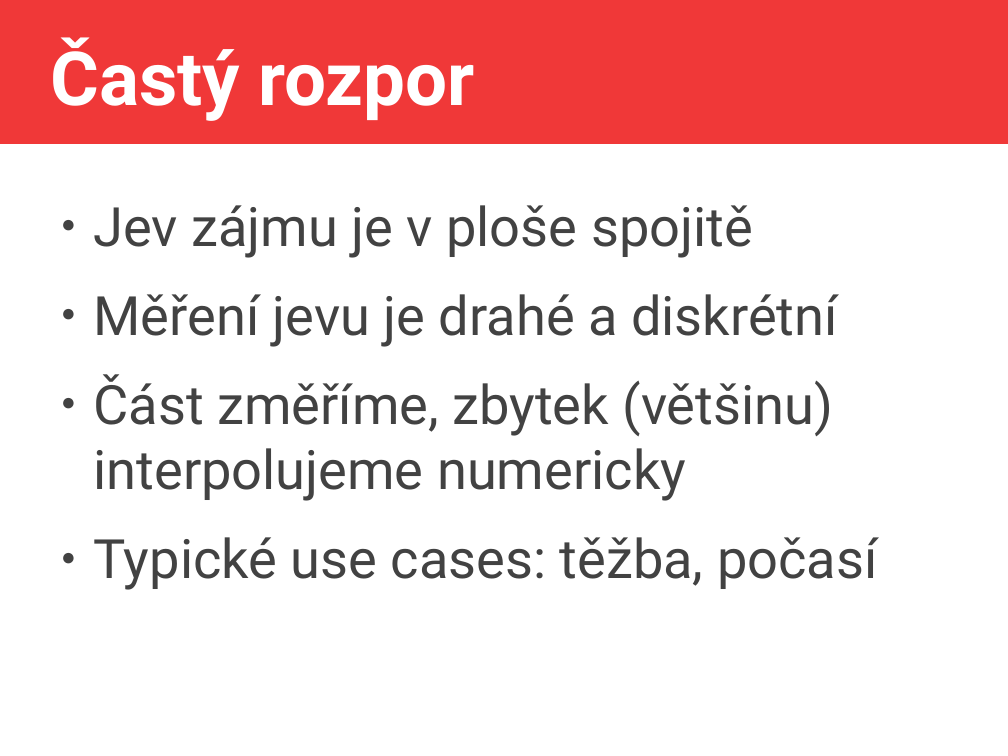
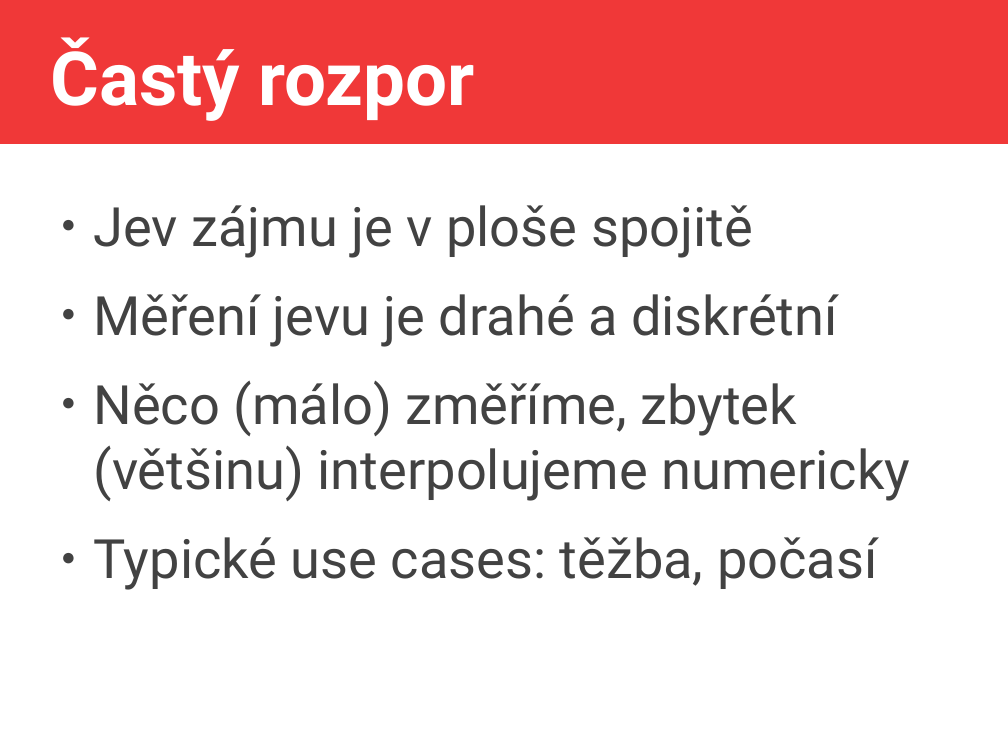
Before and after one commit to jlacko/4EK418, a slide deck: slide 3 of prez/8 - kriging + interpolace.odp. Drawn at 1008x756 pixels with LibreOffice and Linux fonts; fonts in the diff are those of the drawing. Boxes give left, top, right and bottom in pixels: in the first picture for what was removed or moved away, otherwise in the second. Text is boxed around its words. In the diff, an @@ line names an element or a change of style, - is before the commit and + after.

```diff
--- a/prez/8 - kriging + interpolace.odp
+++ b/prez/8 - kriging + interpolace.odp
@@ text at box(93, 380, 910, 501): text changed @@
-● Část změříme, zbytek (většinu) interpolujeme numericky
+● Něco (málo) změříme, zbytek (většinu) interpolujeme numericky
```
Also in this commit, not shown: 2 other slides changed, 4 slides added, 1 other file.
